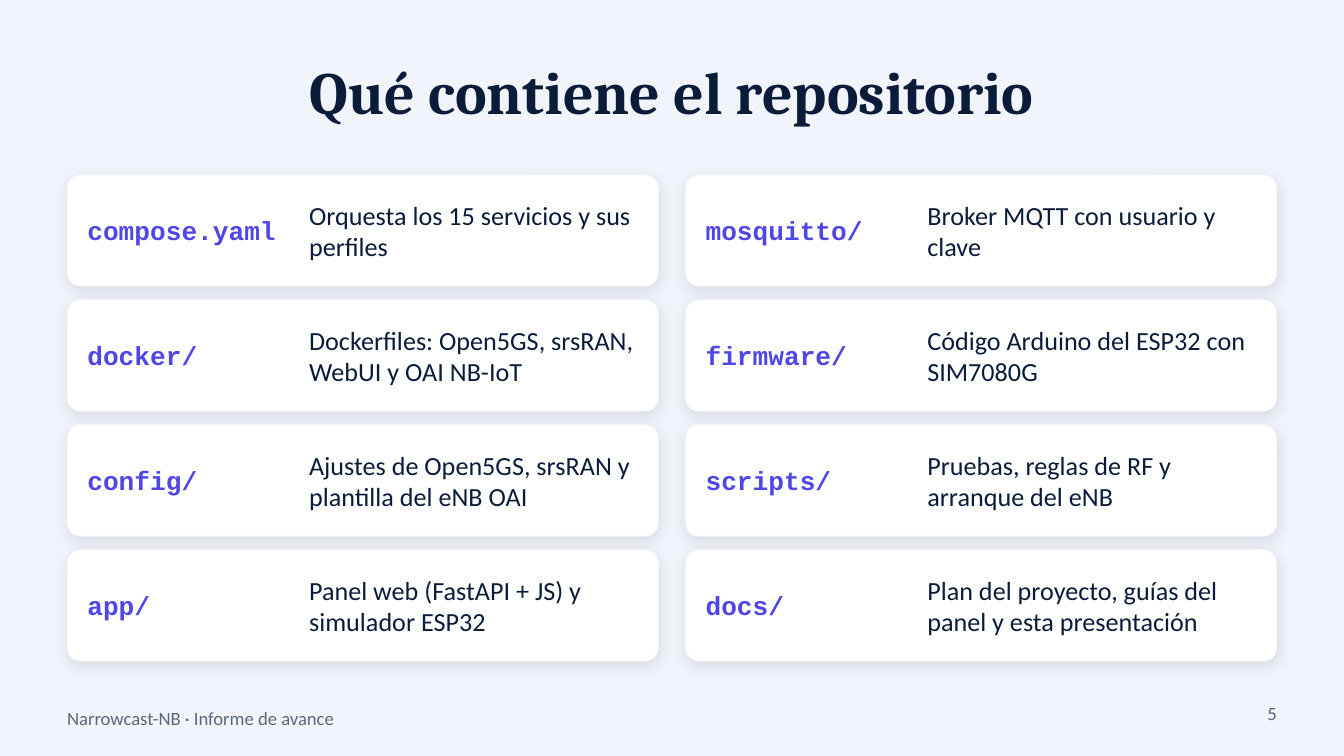
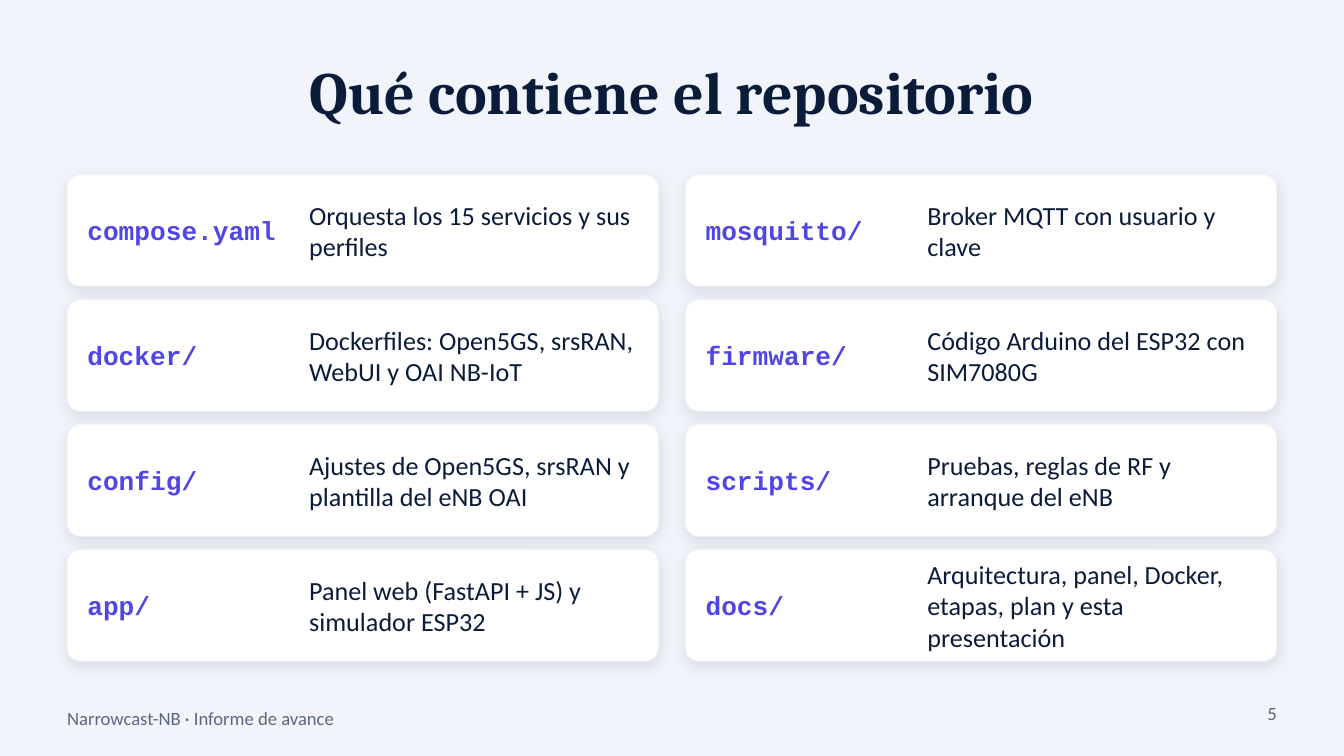
Before and after one commit to franco0209/Narrowcast-NB, a slide deck: slide 5 of docs/Narrowcast-NB-avance.pptx. Drawn at 1344x756 pixels with LibreOffice and Linux fonts; fonts in the diff are those of the drawing. Boxes give left, top, right and bottom in pixels: in the first picture for what was removed or moved away, otherwise in the second. Text is boxed around its words. In the diff, an @@ line names an element or a change of style, - is before the commit and + after.

Commit message:
Docs: arquitectura, panel y docker/compilacion; presentacion actualizada con los modulos del panel

```diff
--- a/docs/Narrowcast-NB-avance.pptx
+++ b/docs/Narrowcast-NB-avance.pptx
@@ text at bbox=[927, 566, 1223, 652]: text changed @@
-Plan del proyecto, guías del panel y esta presentación
+Arquitectura, panel, Docker, etapas, plan y esta presentación
```
Also in this commit, not shown: 5 other slides changed, 3 slides added, 5 other files.
